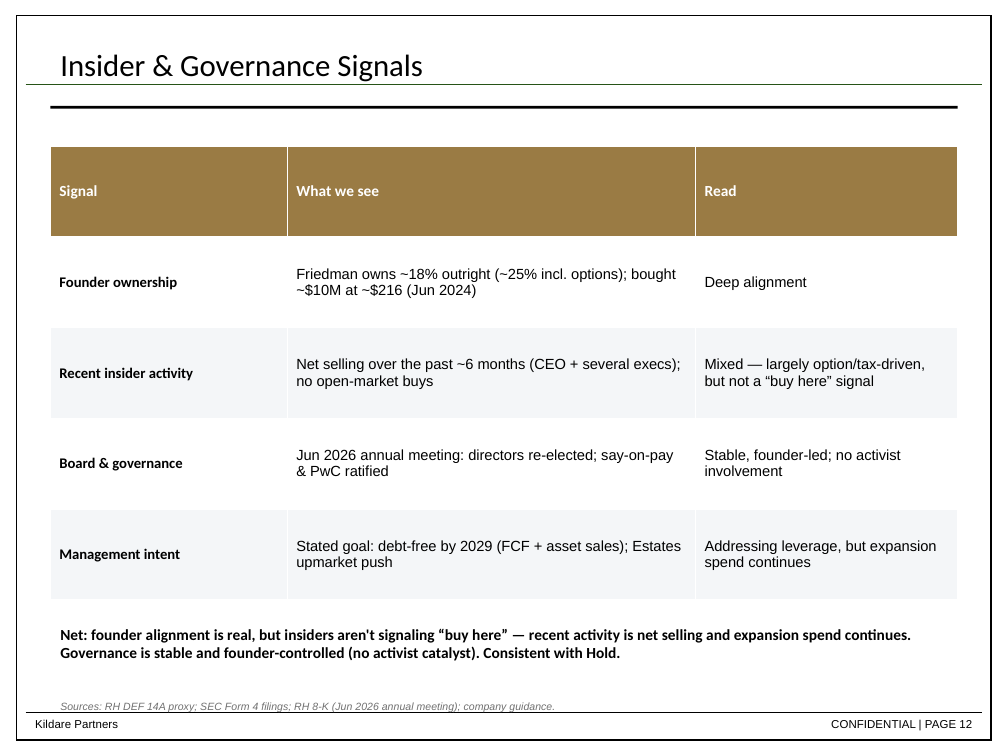
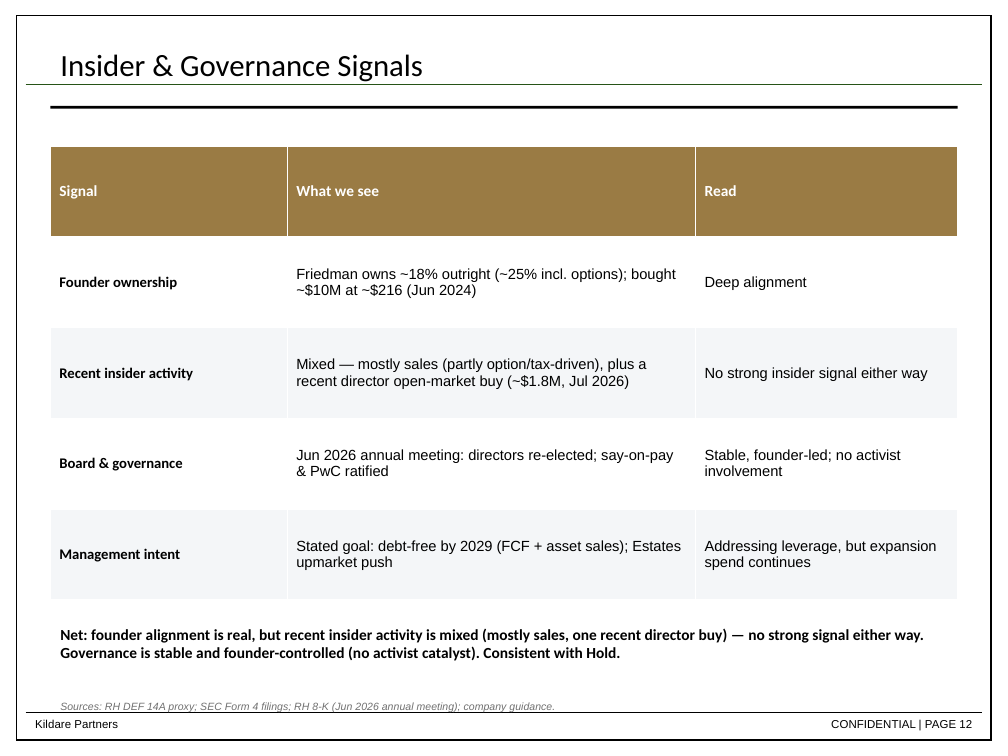
Before and after one commit to dchen88888/Nike-Stock-Pitch, a slide deck: slide 12 of RH_Stock_Pitch_updated.pptx. Drawn at 1008x756 pixels with LibreOffice and Linux fonts; fonts in the diff are those of the drawing. Boxes give left, top, right and bottom in pixels: in the first picture for what was removed or moved away, otherwise in the second. Text is boxed around its words. In the diff, an @@ line names an element or a change of style, - is before the commit and + after.

```diff
--- a/RH_Stock_Pitch_updated.pptx
+++ b/RH_Stock_Pitch_updated.pptx
@@ table at (x1=50, y1=146, x2=958, y2=600) @@
-row 3, column 2: Net selling over the past ~6 months (CEO + several execs); no open-market buys
+row 3, column 2: Mixed — mostly sales (partly option/tax-driven), plus a recent director open-market buy (~$1.8M, Jul 2026)
-row 3, column 3: Mixed — largely option/tax-driven, but not a “buy here” signal
+row 3, column 3: No strong insider signal either way
@@ text at (x1=60, y1=628, x2=924, y2=661): text changed @@
-Net: founder alignment is real, but insiders aren't signaling “buy here” — recent activity is net selling and expansion spend continues. Governance is stable and founder-controlled (no activist catalyst). Consistent with Hold.
+Net: founder alignment is real, but recent insider activity is mixed (mostly sales, one recent director buy) — no strong signal either way. Governance is stable and founder-controlled (no activist catalyst). Consistent with Hold.
```
